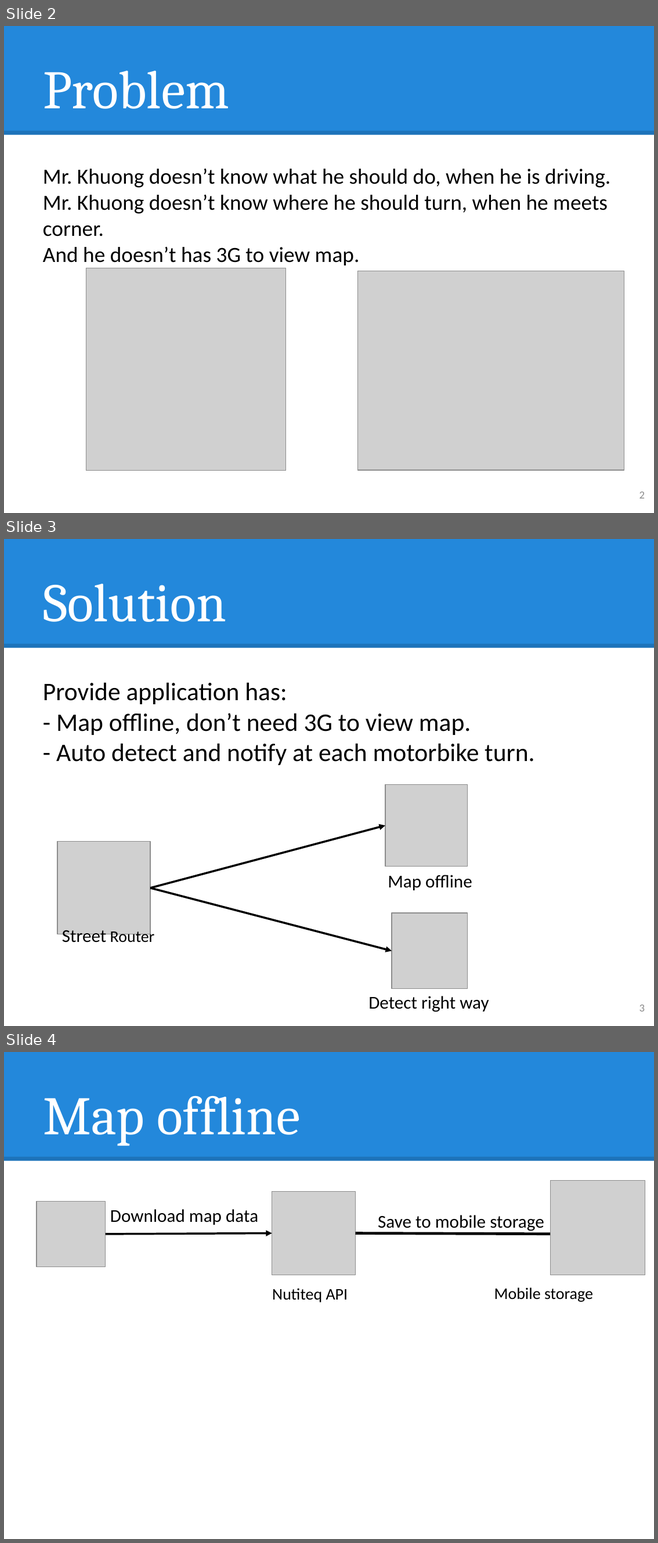
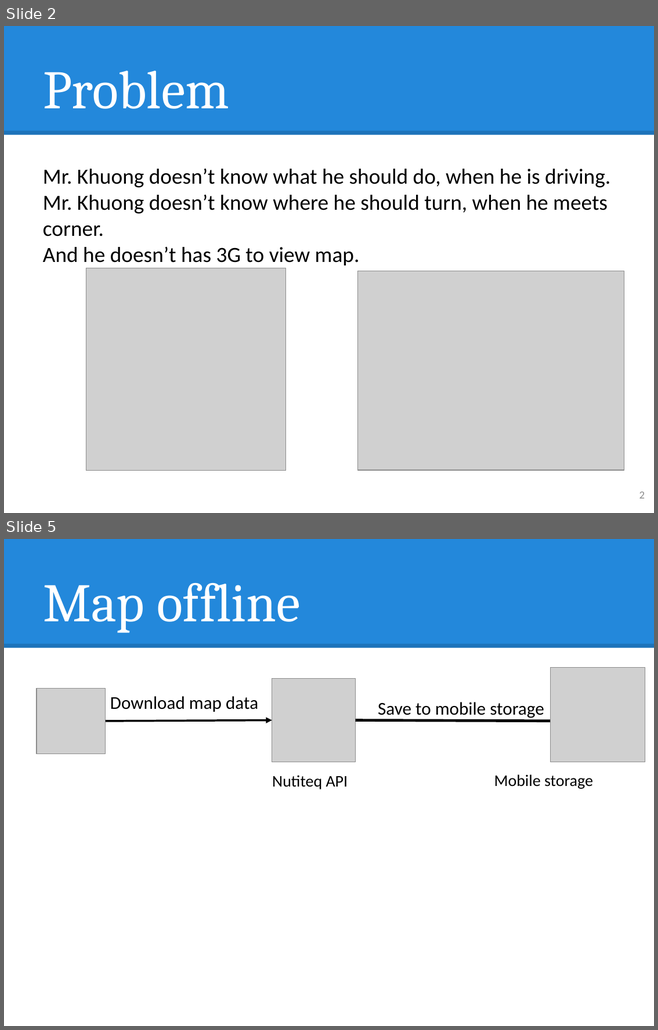
Before and after one commit to hqt/street-router, a slide deck: Document/presentation/nam/6 notify right route.pptx. Shown one above the other, each under a label of ours: slides 2, 3 and 4 before the commit, slides 2 and 5 after it; the slides between them are not shown. The pictures are 658x1543 and 658x1030 pixels, drawn with LibreOffice and Linux fonts; fonts in the diff are those of the drawing; grey boxes stand for pictures. Boxes give left, top, right and bottom in pixels: in the first picture for what was removed or moved away, otherwise in the second. Text is boxed around its words. In the diff, an @@ line names an element or a change of style, - is before the commit and + after.

```diff
--- a/Document/presentation/nam/6 notify right route.pptx
+++ b/Document/presentation/nam/6 notify right route.pptx
@@ slide 3 removed at [4,539,654,1026], background #FFFFFF; not listed: 2 template elements that a slide beside it also shows @@
@@ title removed at [43,584,226,622] @@
-Solution
@@ text removed at [43,682,534,765] @@
-Provide application has:
-- Map offline, don’t need 3G to view map.
-- Auto detect and notify at each motorbike turn.
@@ picture removed at [385,784,467,866] @@
@@ arrow removed from (150, 888) to (385, 826) @@
@@ picture removed at [57,842,150,935] @@
@@ text removed at [387,875,472,890] @@
-Map offline
@@ arrow removed from (150, 888) to (391, 951) @@
@@ picture removed at [391,913,467,989] @@
@@ text removed at [62,929,155,947] @@
-Street Router
@@ text removed at [368,996,488,1012] @@
-Detect right way
@@ page number removed at [639,1005,644,1012] @@
-3
@@ what was slide 4 is now slide 5 @@
```
Also in this commit, not shown: 1 slide changed, 1 slide added, 4 other files.
